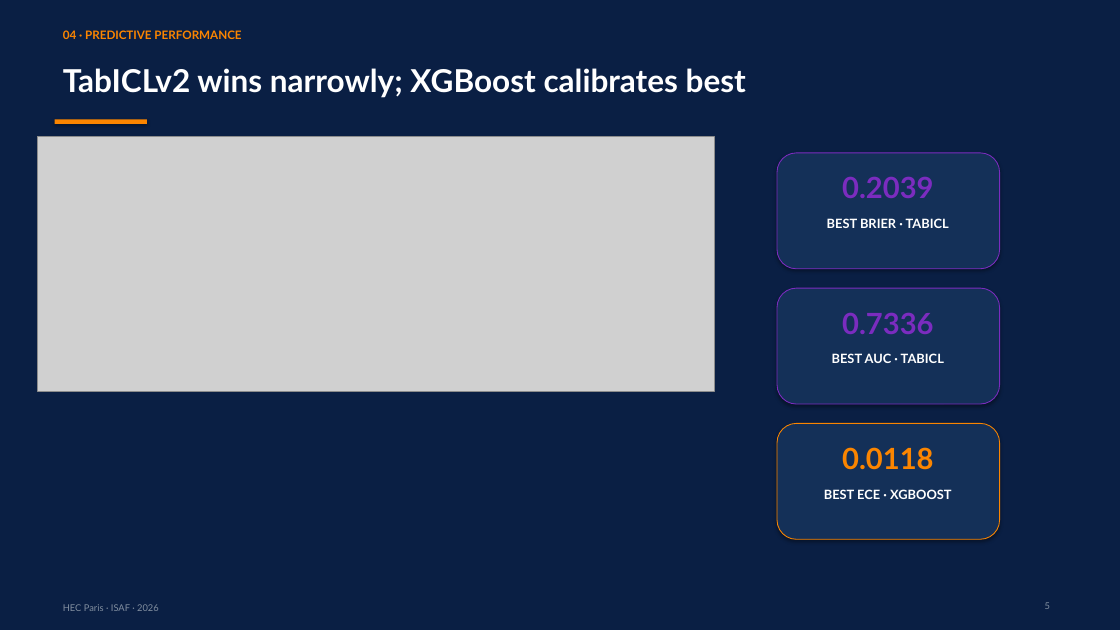
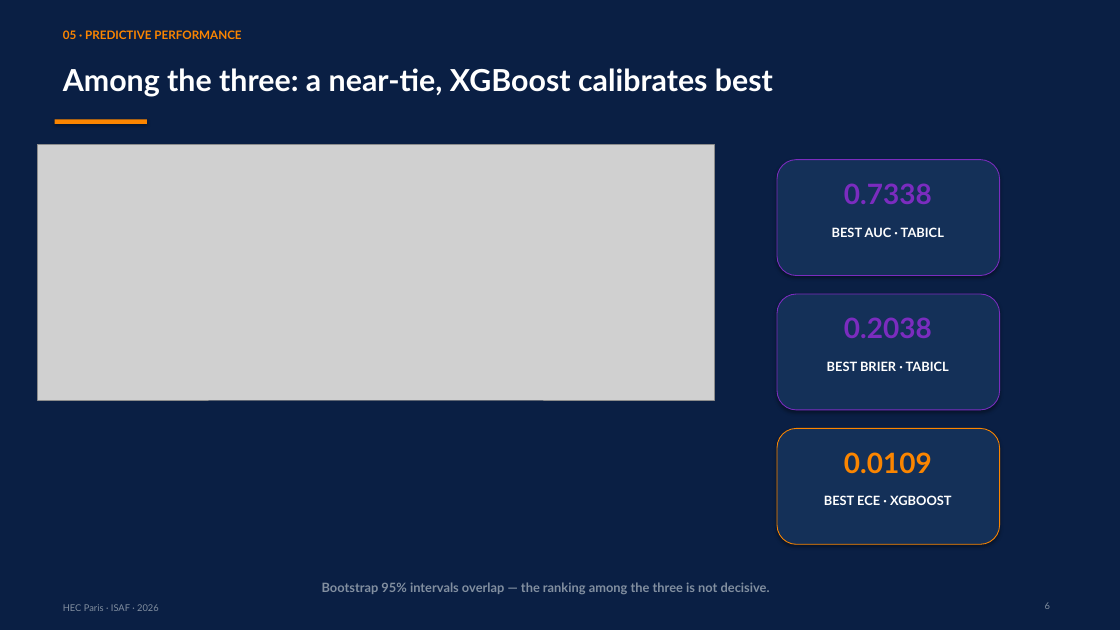
Before and after one commit to RyanBalech/recidivism-forecasting-analysis, a slide deck: slide 6 of reports/ISAF_Recidivism_Presentation.pptx (slide 5 before the commit). Drawn at 1120x630 pixels with LibreOffice and Linux fonts; fonts in the diff are those of the drawing; grey boxes stand for pictures. Boxes give left, top, right and bottom in pixels: in the first picture for what was removed or moved away, otherwise in the second. Text is boxed around its words. In the diff, an @@ line names an element or a change of style, - is before the commit and + after.

```diff
--- a/reports/ISAF_Recidivism_Presentation.pptx
+++ b/reports/ISAF_Recidivism_Presentation.pptx
@@ text at (63, 30, 241, 39): text changed @@
-04 · PREDICTIVE PERFORMANCE
+05 · PREDICTIVE PERFORMANCE
@@ text at (63, 68, 773, 97): text changed; size 27 to 26 pt @@
-TabICLv2 wins narrowly; XGBoost calibrates best
+Among the three: a near-tie, XGBoost calibrates best
@@ picture: place and size @@
-picture at (38, 136, 714, 392)
+picture at (38, 145, 714, 400)
@@ 3 rounded rectangles, 1 text: place and size @@
-3 rounded rectangles, 1 text at (777, 153, 1000, 539)
+3 rounded rectangles, 1 text at (777, 160, 1000, 544)
@@ text at (844, 183, 932, 204): text changed; size 25 to 24 pt @@
-0.2039
+0.7338
@@ text "BEST AUC · TABICL": place and size @@
-text "BEST AUC · TABICL" at (832, 353, 944, 363)
+text "BEST AUC · TABICL" at (832, 227, 944, 237)
@@ text at (844, 317, 932, 338): text changed; size 25 to 24 pt @@
-0.7336
+0.2038
@@ text "BEST BRIER · TABICL": place and size @@
-text "BEST BRIER · TABICL" at (827, 218, 949, 228)
+text "BEST BRIER · TABICL" at (827, 361, 949, 371)
@@ text at (844, 452, 932, 474): text changed; size 25 to 24 pt @@
-0.0118
+0.0109
@@ text added at (322, 582, 770, 594), 11 pt, text #828FA0, bold @@
+Bootstrap 95% intervals overlap — the ranking among the three is not decisive.
```
Also in this commit, not shown: 6 other slides changed, 8 slides added, 5 slides removed, 11 other files.
